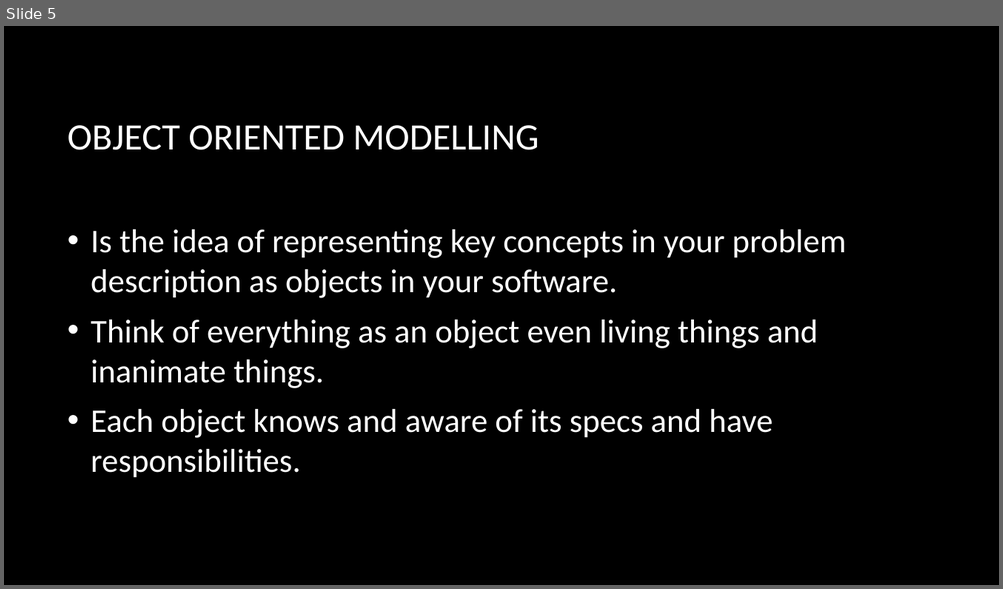
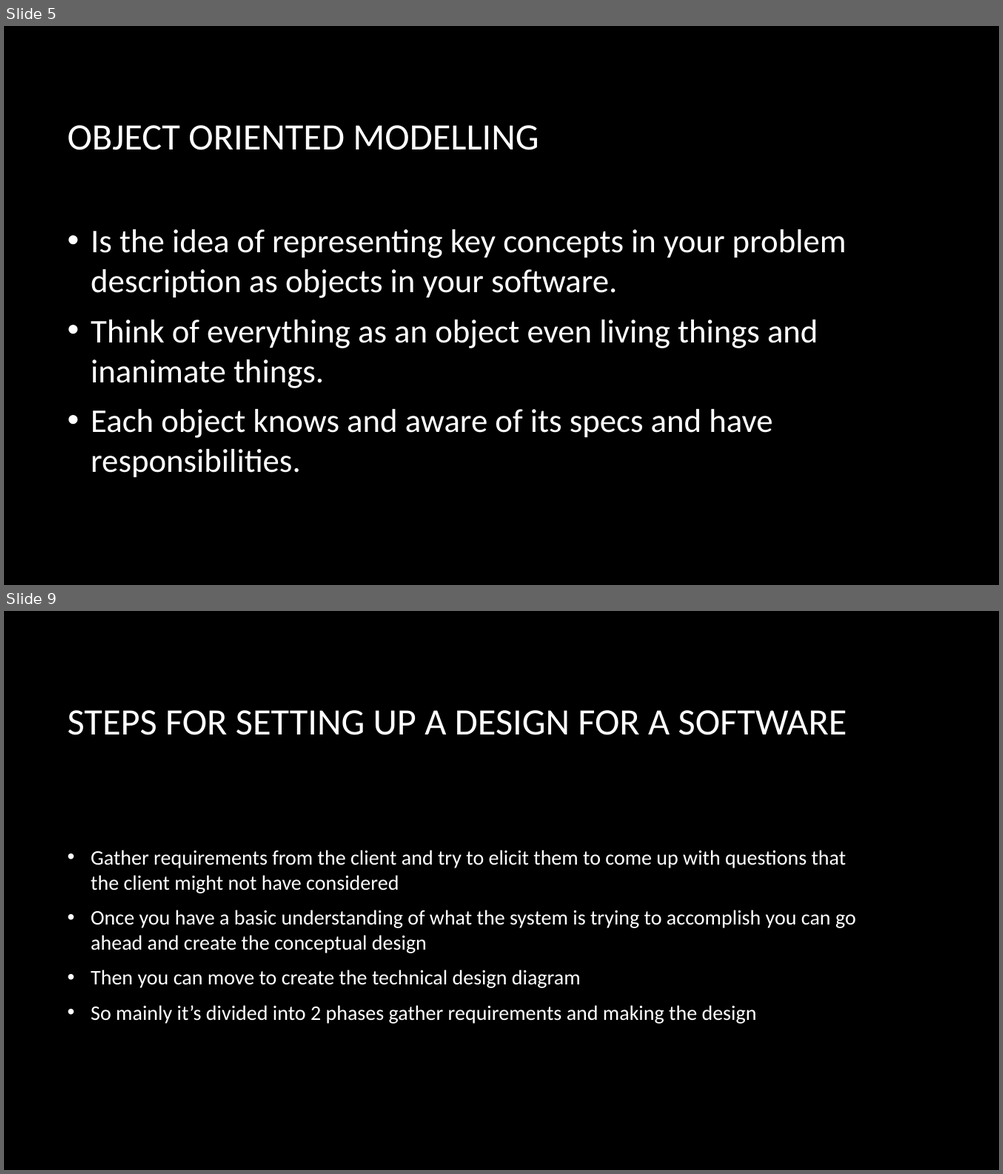
Before and after one commit to ahmedmagdy492/My-Hacking-Tutorails, a slide deck: Study/Object Oriented Design/Week 1 Objectives.pptx. Shown one above the other, each under a label of ours: slide 5 before the commit, slides 5 and 9 after it; the slides between them are not shown. The pictures are 1003x589 and 1003x1174 pixels, drawn with LibreOffice and Linux fonts; fonts in the diff are those of the drawing; background and template pictures are left out. Boxes give left, top, right and bottom in pixels: in the first picture for what was removed or moved away, otherwise in the second. Text is boxed around its words. In the diff, an @@ line names an element or a change of style, - is before the commit and + after.

```diff
--- a/Study/Object Oriented Design/Week 1 Objectives.pptx
+++ b/Study/Object Oriented Design/Week 1 Objectives.pptx
@@ slide 9 added at [4, 611, 999, 1170], background picture (left out) @@
@@ title added at [68, 710, 847, 735], 36 pt, text #FFFFFF @@
+STEPS FOR SETTING UP A DESIGN FOR A SOFTWARE
@@ text added at [91, 850, 856, 1024], 20 pt, text #FFFFFF @@
+• Gather requirements from the client and try to elicit them to come up with questions that the client might not have considered
+• Once you have a basic understanding of what the system is trying to accomplish you can go ahead and create the conceptual design
+• Then you can move to create the technical design diagram
+• So mainly it’s divided into 2 phases gather requirements and making the design
```
Also in this commit, not shown: 8 other slides added, 11 other files.
